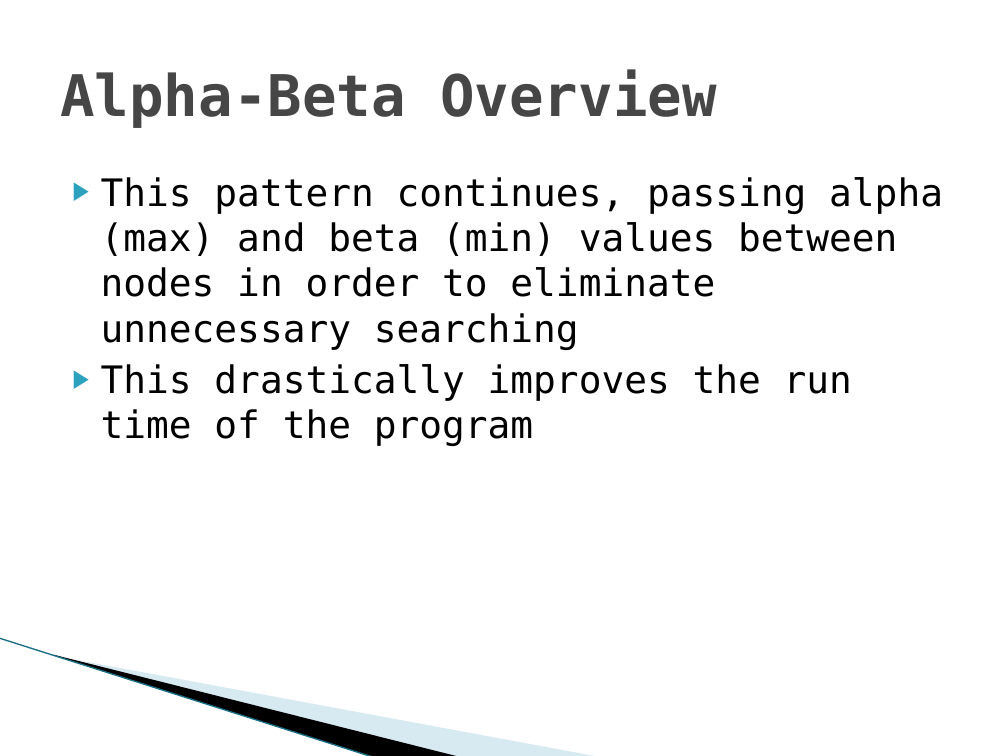
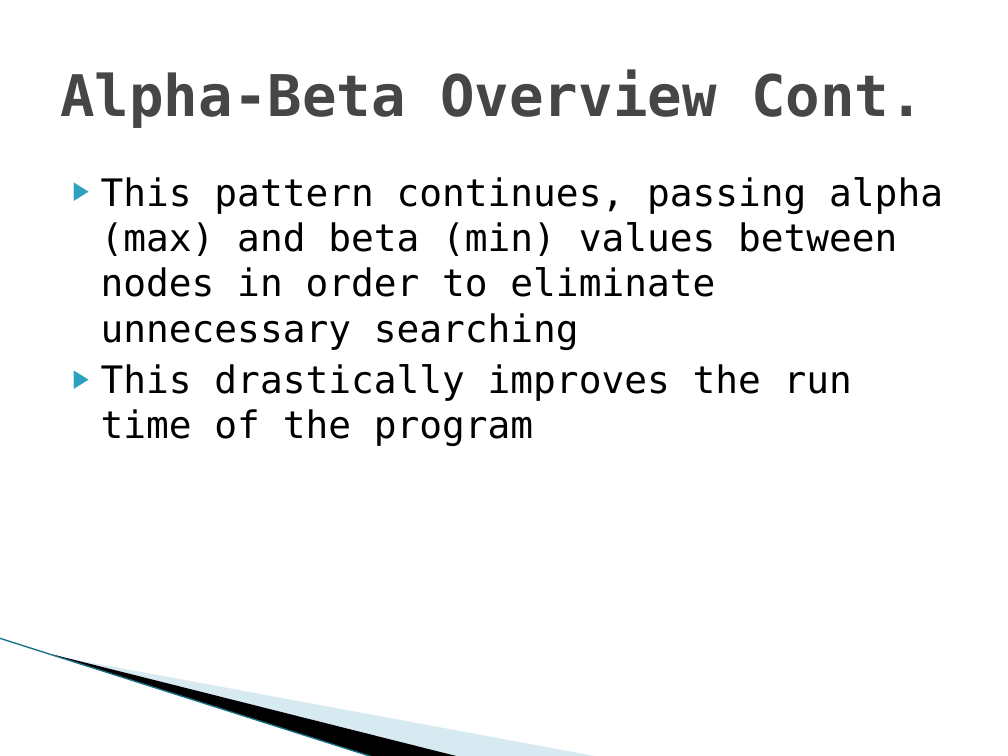
Before and after one commit to TadCordle/Senior-Project, a slide deck: slide 23 of Game Theory and Artificial Intelligence Design.pptx (slide 18 before the commit). Drawn at 1008x756 pixels with LibreOffice and Linux fonts; fonts in the diff are those of the drawing; background and template pictures are left out. Boxes give left, top, right and bottom in pixels: in the first picture for what was removed or moved away, otherwise in the second. Text is boxed around its words. In the diff, an @@ line names an element or a change of style, - is before the commit and + after.

```diff
--- a/Game Theory and Artificial Intelligence Design.pptx
+++ b/Game Theory and Artificial Intelligence Design.pptx
@@ title at [60, 69, 924, 128]: text changed @@
-Alpha-Beta Overview
+Alpha-Beta Overview Cont.
```
Also in this commit, not shown: 1 other slide changed, 5 slides added.
